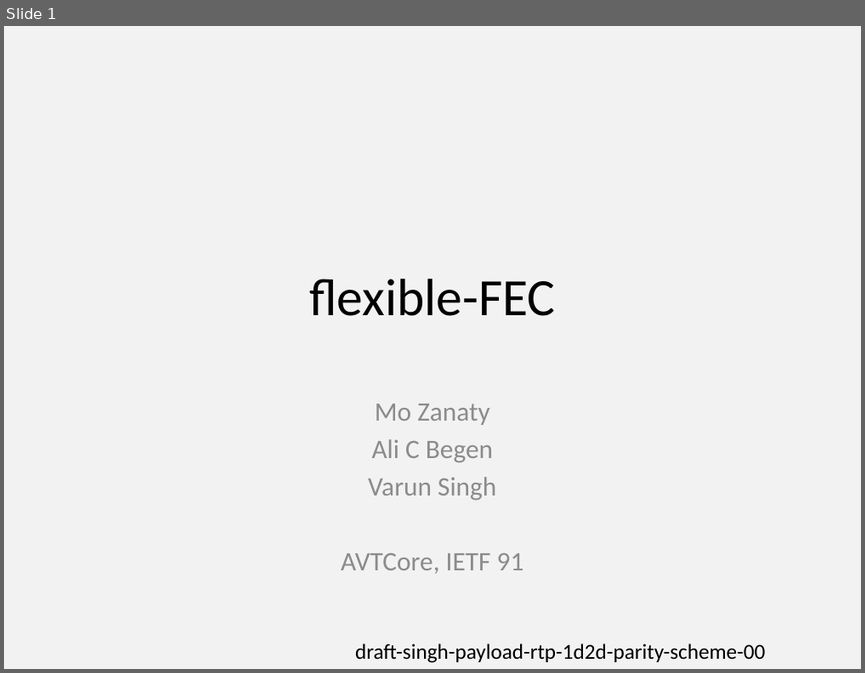
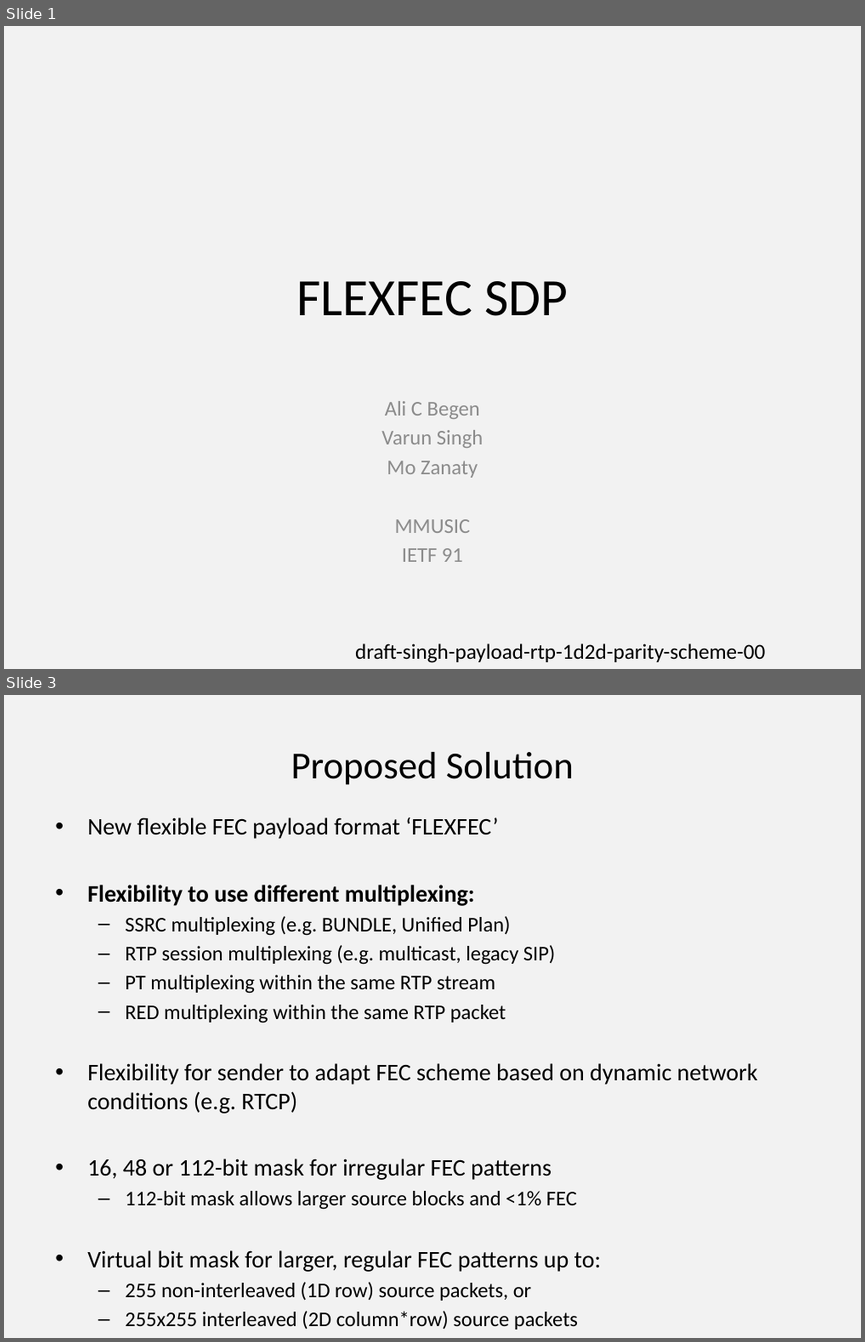
Before and after one commit to vr000m/payload-1d2d-parity-fec, a slide deck: 1d2d/presentations/91-mmusic-flexible-fec.pptx. Shown one above the other, each under a label of ours: slide 1 before the commit, slides 1 and 3 after it; the slides between them are not shown. The pictures are 865x673 and 865x1342 pixels, drawn with LibreOffice and Linux fonts; fonts in the diff are those of the drawing. Boxes give left, top, right and bottom in pixels: in the first picture for what was removed or moved away, otherwise in the second. Text is boxed around its words. In the diff, an @@ line names an element or a change of style, - is before the commit and + after.

Commit message:
final slides from IETF91

```diff
--- a/1d2d/presentations/91-mmusic-flexible-fec.pptx
+++ b/1d2d/presentations/91-mmusic-flexible-fec.pptx
@@ slide 3 added at (x1=4, y1=695, x2=861, y2=1338), background #F2F2F2 @@
@@ title added at (x1=291, y1=752, x2=574, y2=785), 32 pt, text #000000 @@
+Proposed Solution
@@ text added at (x1=87, y1=817, x2=758, y2=1300), 17.5 pt, text #000000 @@
+• New flexible FEC payload format ‘FLEXFEC’
+• Flexibility to use different multiplexing:
+  – SSRC multiplexing (e.g. BUNDLE, Unified Plan)
+  – RTP session multiplexing (e.g. multicast, legacy SIP)
+  – PT multiplexing within the same RTP stream
+  – RED multiplexing within the same RTP packet
+• Flexibility for sender to adapt FEC scheme based on dynamic network conditions (e.g. RTCP)
+• 16, 48 or 112-bit mask for irregular FEC patterns
+  – 112-bit mask allows larger source blocks and <1% FEC
+• Virtual bit mask for larger, regular FEC patterns up to:
+  – 255 non-interleaved (1D row) source packets, or
+  – 255x255 interleaved (2D column*row) source packets
@@ slide 1 changed as well @@
@@ title at (x1=297, y1=281, x2=568, y2=316): text changed @@
-flexible-FEC
+FLEXFEC SDP
@@ subtitle at (x1=375, y1=403, x2=489, y2=425): paragraph removed @@
-Mo Zanaty
@@ subtitle at (x1=381, y1=401, x2=483, y2=448): size 22.4 to 17.6 pt in "Ali C Begen", "Varun Singh" @@
@@ subtitle at (x1=386, y1=460, x2=477, y2=562): text changed; size 22.4 to 17.6 pt @@
-AVTCore, IETF 91
+Mo Zanaty
+MMUSIC
+IETF 91
```
Also in this commit, not shown: 4 other slides added, 1 slide removed, 2 other files.
